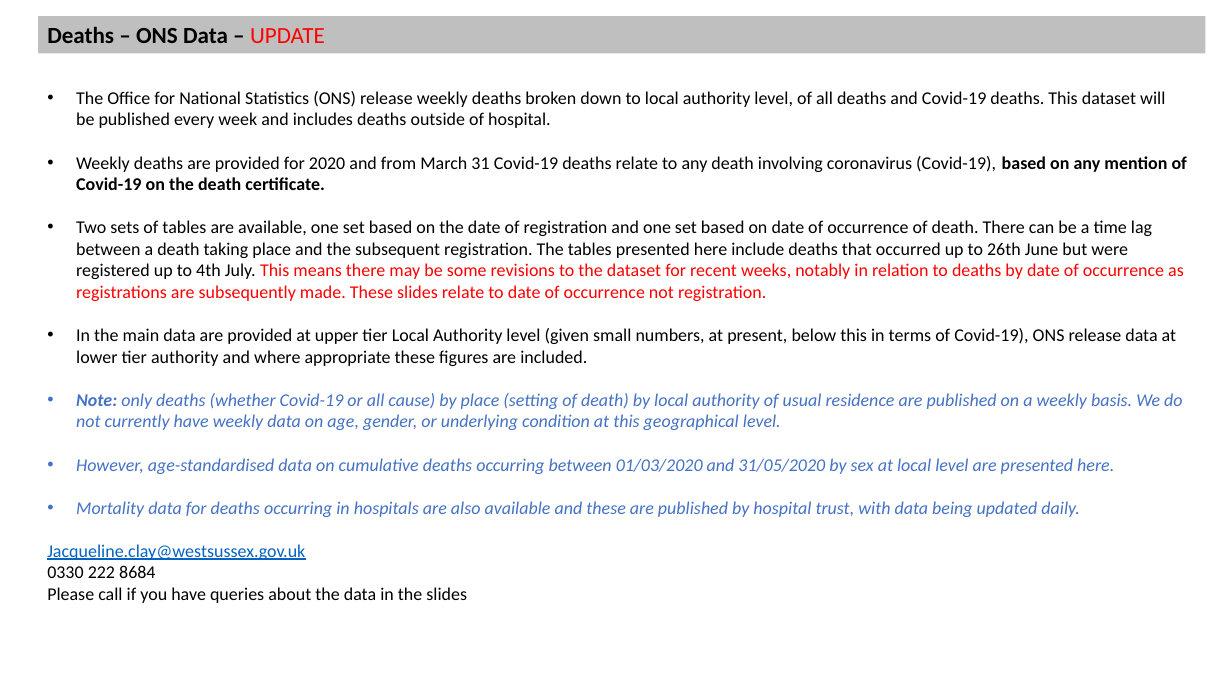
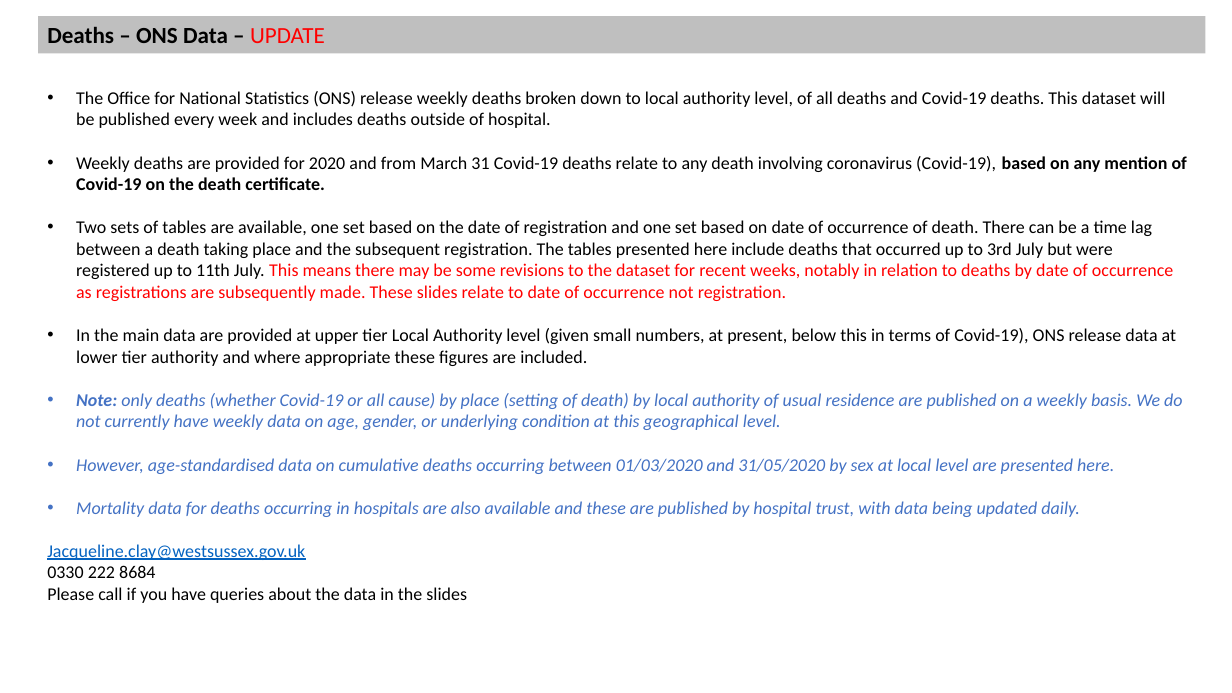
Before and after one commit to psychty/another_covid_repo, a slide deck: slide 1 of Weekly_mortality_updates_Sussex/Death Slides - Brighton and Hove 14th July update.pptx. Drawn at 1232x693 pixels with LibreOffice and Linux fonts; fonts in the diff are those of the drawing. Boxes give left, top, right and bottom in pixels: in the first picture for what was removed or moved away, otherwise in the second. Text is boxed around its words. In the diff, an @@ line names an element or a change of style, - is before the commit and + after.

```diff
--- a/Weekly_mortality_updates_Sussex/Death Slides - Brighton and Hove 14th July update.pptx
+++ b/Weekly_mortality_updates_Sussex/Death Slides - Brighton and Hove 14th July update.pptx
@@ text at (76,220,1173,301): text changed @@
-• Two sets of tables are available, one set based on the date of registration and one set based on date of occurrence of death. There can be a time lag between a death taking place and the subsequent registration. The tables presented here include deaths that occurred up to 26th June but were registered up to 4th July. This means there may be some revisions to the dataset for recent weeks, notably in relation to deaths by date of occurrence as registrations are subsequently made. These slides relate to date of occurrence not registration.
+• Two sets of tables are available, one set based on the date of registration and one set based on date of occurrence of death. There can be a time lag between a death taking place and the subsequent registration. The tables presented here include deaths that occurred up to 3rd July but were registered up to 11th July. This means there may be some revisions to the dataset for recent weeks, notably in relation to deaths by date of occurrence as registrations are subsequently made. These slides relate to date of occurrence not registration.
```
Also in this commit, not shown: 8 other slides changed, 26 other files.
